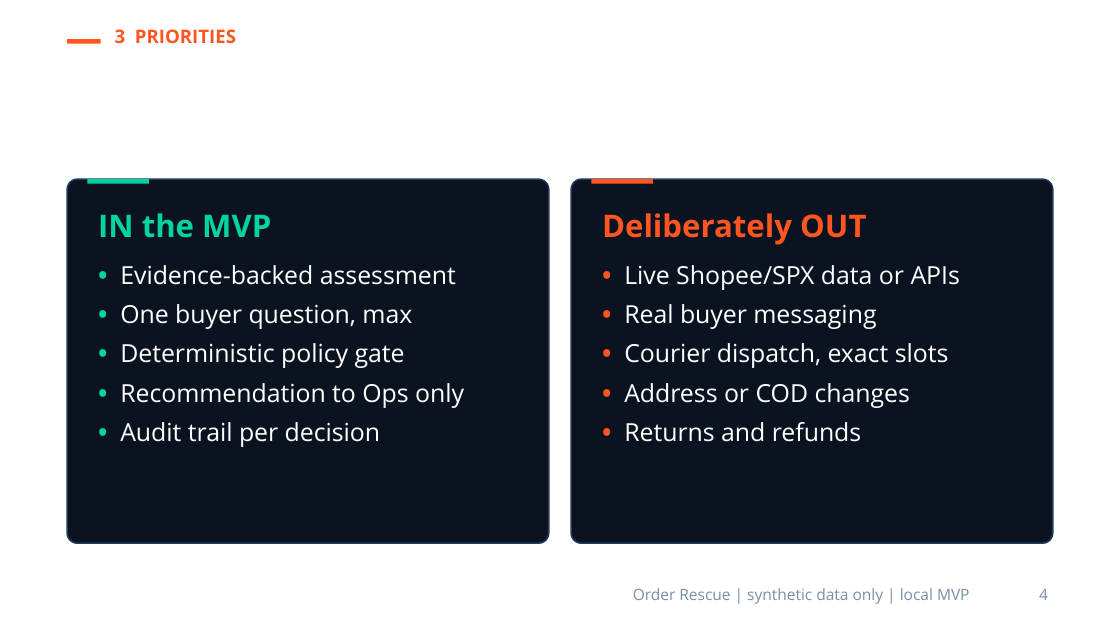
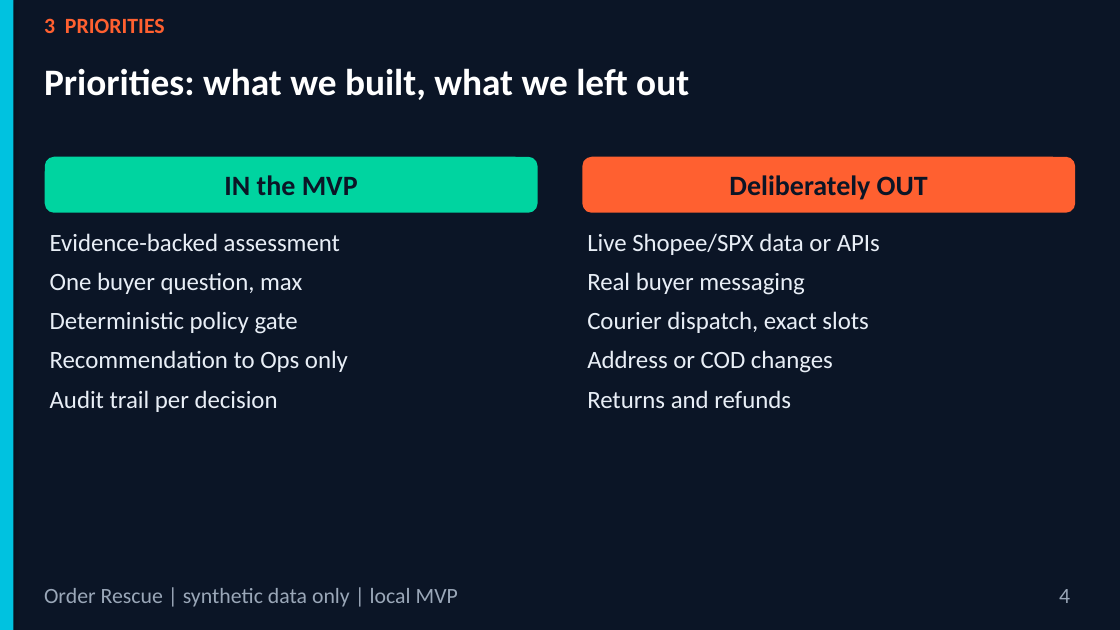
Before and after one commit to PhucNg2k/OrderResuce-Agent-Skill, a slide deck: slide 4 of docs/slides/Order_Rescue_Pitch_Deck.pptx. Drawn at 1120x630 pixels with LibreOffice and Linux fonts; fonts in the diff are those of the drawing; background and template pictures are left out. Boxes give left, top, right and bottom in pixels: in the first picture for what was removed or moved away, otherwise in the second. Text is boxed around its words. In the diff, an @@ line names an element or a change of style, - is before the commit and + after.

```diff
--- a/docs/slides/Order_Rescue_Pitch_Deck.pptx
+++ b/docs/slides/Order_Rescue_Pitch_Deck.pptx
@@ background picture (left out) to #0B1526 @@
@@ rectangle added at [0,0,13,629], fill #00C2E0 @@
@@ text "3 PRIORITIES": place and size @@
-text "3 PRIORITIES" at [115,29,236,43]
+text "3 PRIORITIES" at [44,18,165,33]
@@ text "3 PRIORITIES" at [44,18,165,33]: size 12 to 14 pt, font Open Sans to Calibri, text colour #FF5520 to #FF6030; more space between paragraphs @@
@@ text "Priorities: what we built, what ...": place and size @@
-text "Priorities: what we built, what ..." at [67,56,1008,166]
+text "Priorities: what we built, what ..." at [44,68,689,100]
@@ text "Priorities: what we built, what ..." at [44,68,689,100]: size 26 to 24 pt, font Open Sans to Calibri; more space between paragraphs @@
@@ rectangle removed at [67,39,101,44] @@
@@ rounded rectangle added at [45,157,538,213], fill #00D4A0, 18 pt, text #0B1526, bold @@
+IN the MVP
@@ rectangle removed at [87,179,149,184] @@
@@ rounded rectangle added at [582,157,1075,213], fill #FF6030, 18 pt, text #0B1526, bold @@
+Deliberately OUT
@@ rectangle removed at [591,179,653,184] @@
@@ text "Evidence-backed assessment" at [50,233,348,412]: fill #0B1220 to none; outline #1E3A5F 1 pt to none @@
@@ text "Evidence-backed assessment": place and size @@
-text "Evidence-backed assessment" at [67,179,549,543]
+text "Evidence-backed assessment" at [50,233,348,412]
@@ text at [50,233,348,412]: text changed; font Open Sans to Calibri; text colour #FFFFFF to #E8EEF6 @@
-IN the MVP
-• Evidence-backed assessment
-• One buyer question, max
-• Deterministic policy gate
-• Recommendation to Ops only
-• Audit trail per decision
+Evidence-backed assessment
+One buyer question, max
+Deterministic policy gate
+Recommendation to Ops only
+Audit trail per decision
@@ text "Live Shopee/SPX data or APIs": place and size @@
-text "Live Shopee/SPX data or APIs" at [571,179,1053,543]
+text "Live Shopee/SPX data or APIs" at [587,233,880,408]
@@ text "Live Shopee/SPX data or APIs" at [587,233,880,408]: fill #0B1220 to none; outline #1E3A5F 1 pt to none @@
@@ text at [587,233,880,408]: text changed; font Open Sans to Calibri; text colour #FFFFFF to #E8EEF6 @@
-Deliberately OUT
-• Live Shopee/SPX data or APIs
-• Real buyer messaging
-• Courier dispatch, exact slots
-• Address or COD changes
-• Returns and refunds
+Live Shopee/SPX data or APIs
+Real buyer messaging
+Courier dispatch, exact slots
+Address or COD changes
+Returns and refunds
@@ text "Order Rescue | synthetic data ...": place and size @@
-text "Order Rescue | synthetic data ..." at [633,588,970,604]
+text "Order Rescue | synthetic data ..." at [44,588,458,607]
@@ text "Order Rescue | synthetic data ..." at [44,588,458,607]: size 10 to 14 pt, font Open Sans to Calibri, text colour #7A8FA8 to #9AA7B8; alignment right to left; more space between paragraphs @@
@@ text "4": place and size @@
-text "4" at [1039,589,1048,600]
+text "4" at [1059,589,1070,603]
@@ text "4" at [1059,589,1070,603]: size 10 to 14 pt, font Open Sans to Calibri, text colour #7A8FA8 to #9AA7B8; more space between paragraphs @@
```
Also in this commit, not shown: 14 other slides changed, 4 other files.
